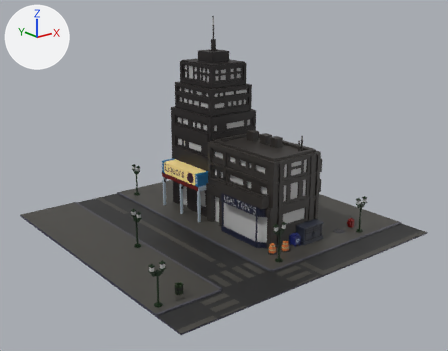
Renders of the FBX model Kakuto/Assets/Sprites/Background/City/_LowPoly/Street1-3.fbx from each side of a commit.
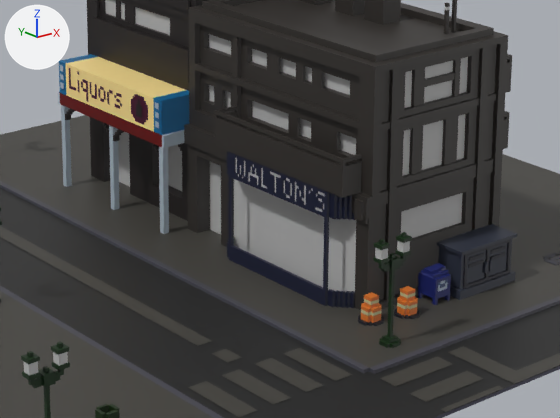
There are two pictures of each version: one whole from a camera (50 mm lens) standing at (-0.315, -0.404, 0.206) and looking at (-0.003, -0.013, 0.05), one close up on the part from 31% to 76% of the width and 40% to 82% of the height. Arrows for +X, +Y and +Z are at upper left; the lights stay in place. Where no turn or scale is listed for an object, it has been applied to the vertices. Vertices at the same position are counted once.

In view in the first close-up: 'Street1_3_001'.
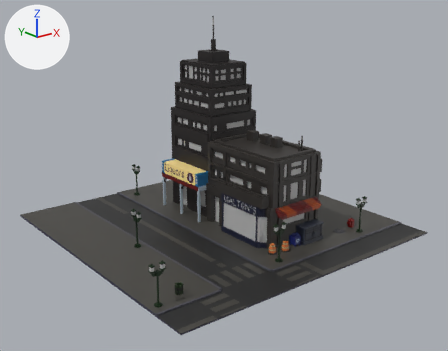
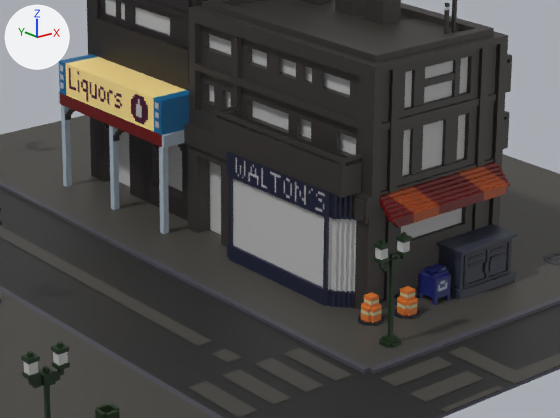
Pixel boxes (x1, y1, x2, y2) of what changed, in the close-ups (560 x 418 px):
part 1 of me_mesh, added (brown): after (380, 162, 510, 228)
part 2 of me_mesh, added: after (233, 178, 356, 292)
part 3 of me_mesh, recoloured: (136, 99, 159, 128) in both

The edits, one by one:
me_mesh is used by ob_street1_3_001; location (0.0, 0.0, 0.0).
me_mesh had 3729 vertices, 2929 faces and spanned x -0.128..0.128, y -0.128..0.128, z 0.0..0.177.
me_mesh now has 3973 vertices, 3137 faces and spans x -0.128..0.128, y -0.128..0.128, z 0.0..0.177.
me_mesh part 1: a new loose piece of 195 vertices spanning x 0.001..0.048, y -0.078..-0.072, z 0.028..0.036, in mat_citypalette (picture img_citybackgroundpalettetex_png).
me_mesh part 2: a new loose piece of 24 vertices spanning x -0.008..-0.003, y -0.068..-0.018, z 0.006..0.03, in mat_bluelight_mat (grey #bcbcbc).
me_mesh part 3: 7 faces spanning x -0.012, y 0.012..0.024, z 0.037..0.045 switch from mat_citypalette (picture img_citybackgroundpalettetex_png) to mat_whitelight_mat (grey #bcbcbc).
